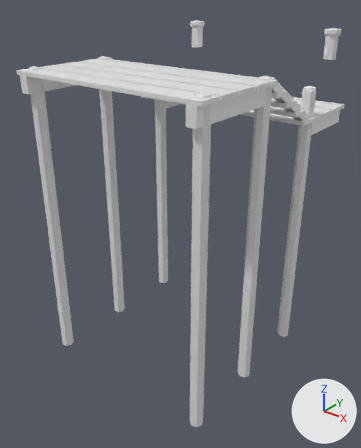
Two versions of the glTF model assets/kit/walls/lk_pier_head.glb, one commit apart.
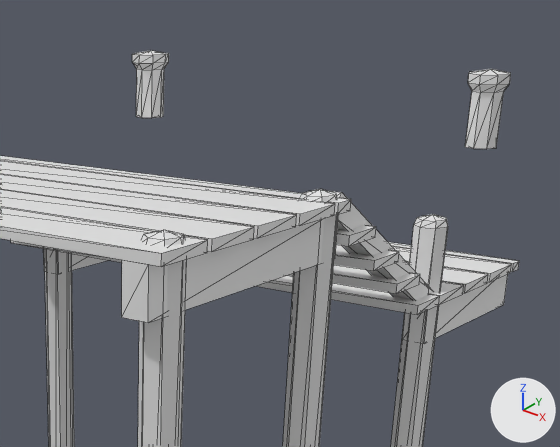
Each version appears first whole from a camera (50 mm lens) standing at (7.85, -5.25, 1.39) and looking at (1.93, 2.15, -3.19), and next in a close-up on the part from 38% to 100% of the width and 0% to 40% of the height. The lights are fixed; the arrows at lower right show +X, +Y and +Z. The older version's two pictures come first. The close-ups show mesh edges as thin lines. Objects named as collision shapes, trigger or cutter boxes, shadow casters or lower levels of detail are left out. Where no turn or scale is listed for an object, it has been applied to the vertices. Vertices at exactly the same position are counted once.

The first close-up shows 'lk_pier_head__bollards-col', 'lk_pier_head__frame', 'lk_pier_head__piles-col', 'lk_pier_head__planks', 'lk_pier_head__stage_piles-col'.
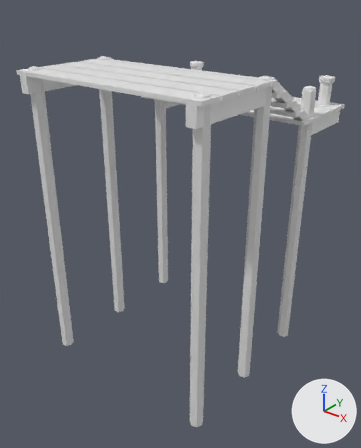
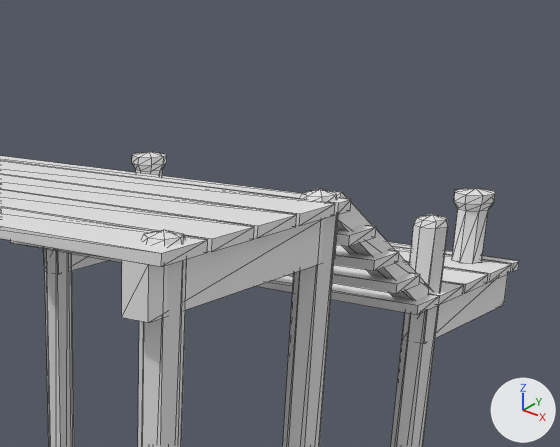
Location of each change, (x1, y1, x2, y2) in pixels of the close-ups (560 x 447 px):
'lk_pier_head__bollards-col', moved
    before: (132, 50, 511, 149)
    after: (132, 152, 495, 264)

Diff of the bpy script that builds the scene:
```diff
--- a/assets/kit/walls/lk_pier_head.glb.py
+++ b/assets/kit/walls/lk_pier_head.glb.py
@@ me_lk_pier_head__bollards_col @@
 # used by ob_lk_pier_head__bollards_col; location = (0.0, 0.0, 0.0)
-me_lk_pier_head__bollards_col.from_pydata(...)  # 66 vertices, 124 faces; spans x 0.18..3.82, y 4.58..4.92, z 0.0..0.58
+me_lk_pier_head__bollards_col.from_pydata(...)  # 66 vertices, 124 faces; spans x 0.18..3.82, y 4.58..4.92, z -0.9..-0.32
+# me_lk_pier_head__bollards_col part 1: the whole mesh is moved by (0.0, 0.0, -0.9)
 me_lk_pier_head__bollards_col.materials.append(mat_iron)
```
